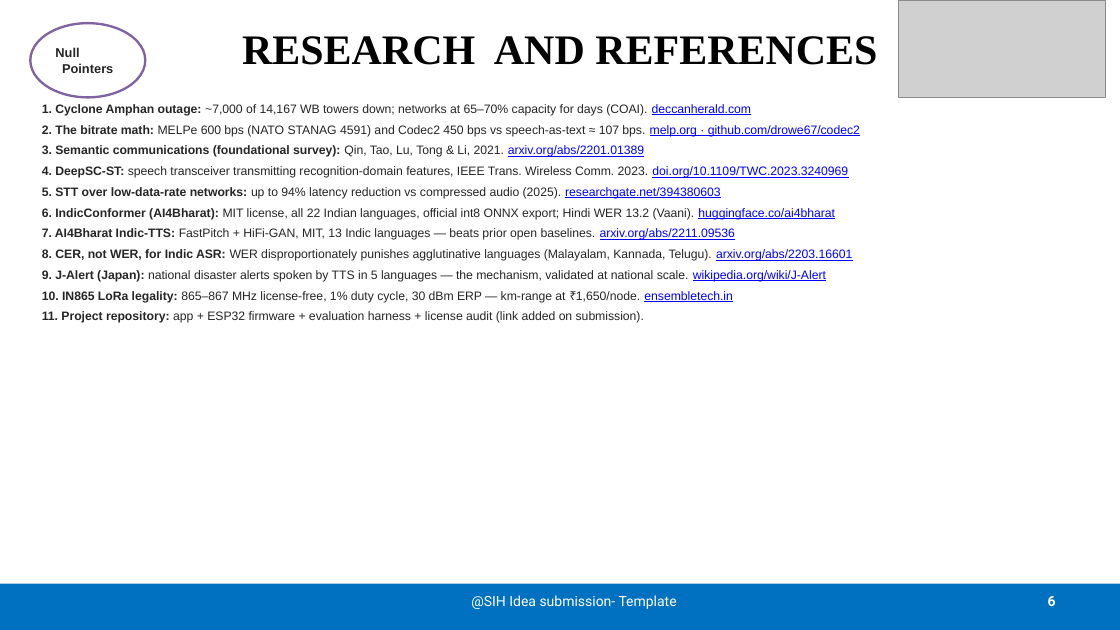
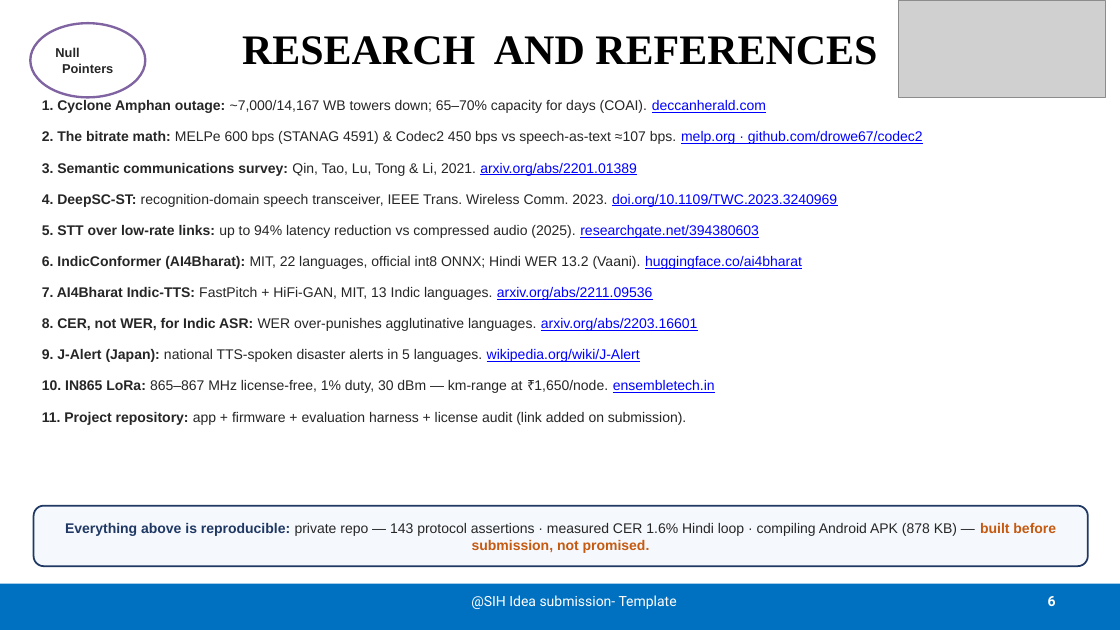
Before and after one commit to satyam-mishra-dev/itantra, a slide deck: slide 6 of docs/SIH2026-iTantra-idea-PPT.pptx. Drawn at 1120x630 pixels with LibreOffice and Linux fonts; fonts in the diff are those of the drawing; grey boxes stand for pictures. Boxes give left, top, right and bottom in pixels: in the first picture for what was removed or moved away, otherwise in the second. Text is boxed around its words. In the diff, an @@ line names an element or a change of style, - is before the commit and + after.

Commit message:
docs: idea PPT v2 — reference geometry, mermaid assets, measured numbers, render-verified

```diff
--- a/docs/SIH2026-iTantra-idea-PPT.pptx
+++ b/docs/SIH2026-iTantra-idea-PPT.pptx
@@ text at <box>42,100,923,425</box>: text changed; size 10.5 to 12 pt @@
-1. Cyclone Amphan outage: ~7,000 of 14,167 WB towers down; networks at 65–70% capacity for days (COAI). deccanherald.com
-2. The bitrate math: MELPe 600 bps (NATO STANAG 4591) and Codec2 450 bps vs speech-as-text ≈ 107 bps. melp.org · github.com/drowe67/codec2
-3. Semantic communications (foundational survey): Qin, Tao, Lu, Tong & Li, 2021. arxiv.org/abs/2201.01389
-4. DeepSC-ST: speech transceiver transmitting recognition-domain features, IEEE Trans. Wireless Comm. 2023. doi.org/10.1109/TWC.2023.3240969
-5. STT over low-data-rate networks: up to 94% latency reduction vs compressed audio (2025). researchgate.net/394380603
-6. IndicConformer (AI4Bharat): MIT license, all 22 Indian languages, official int8 ONNX export; Hindi WER 13.2 (Vaani). huggingface.co/ai4bharat
-7. AI4Bharat Indic-TTS: FastPitch + HiFi-GAN, MIT, 13 Indic languages — beats prior open baselines. arxiv.org/abs/2211.09536
-8. CER, not WER, for Indic ASR: WER disproportionately punishes agglutinative languages (Malayalam, Kannada, Telugu). arxiv.org/abs/2203.16601
-9. J-Alert (Japan): national disaster alerts spoken by TTS in 5 languages — the mechanism, validated at national scale. wikipedia.org/wiki/J-Alert
-10. IN865 LoRa legality: 865–867 MHz license-free, 1% duty cycle, 30 dBm ERP — km-range at ₹1,650/node. ensembletech.in
-11. Project repository: app + ESP32 firmware + evaluation harness + license audit (link added on submission).
+1. Cyclone Amphan outage: ~7,000/14,167 WB towers down; 65–70% capacity for days (COAI). deccanherald.com
+2. The bitrate math: MELPe 600 bps (STANAG 4591) & Codec2 450 bps vs speech-as-text ≈107 bps. melp.org · github.com/drowe67/codec2
+3. Semantic communications survey: Qin, Tao, Lu, Tong & Li, 2021. arxiv.org/abs/2201.01389
+4. DeepSC-ST: recognition-domain speech transceiver, IEEE Trans. Wireless Comm. 2023. doi.org/10.1109/TWC.2023.3240969
+5. STT over low-rate links: up to 94% latency reduction vs compressed audio (2025). researchgate.net/394380603
+6. IndicConformer (AI4Bharat): MIT, 22 languages, official int8 ONNX; Hindi WER 13.2 (Vaani). huggingface.co/ai4bharat
+7. AI4Bharat Indic-TTS: FastPitch + HiFi-GAN, MIT, 13 Indic languages. arxiv.org/abs/2211.09536
+8. CER, not WER, for Indic ASR: WER over-punishes agglutinative languages. arxiv.org/abs/2203.16601
+9. J-Alert (Japan): national TTS-spoken disaster alerts in 5 languages. wikipedia.org/wiki/J-Alert
+10. IN865 LoRa: 865–867 MHz license-free, 1% duty, 30 dBm — km-range at ₹1,650/node. ensembletech.in
+11. Project repository: app + firmware + evaluation harness + license audit (link added on submission).
@@ rounded rectangle added at <box>34,506,1088,566</box>, fill #F5F8FC, outline #1F3864 1.5 pt, 12 pt, text #262626 @@
+Everything above is reproducible: private repo — 143 protocol assertions · measured CER 1.6% Hindi loop · compiling Android APK (878 KB) — built before submission, not promised.
```
Also in this commit, not shown: 5 other slides changed.
